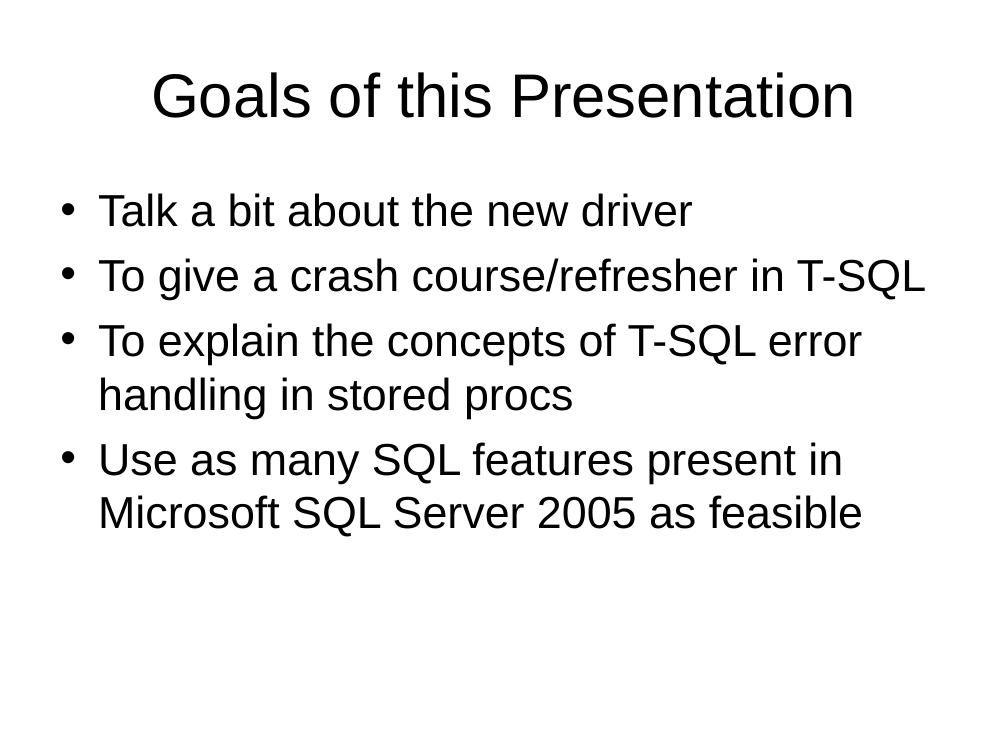
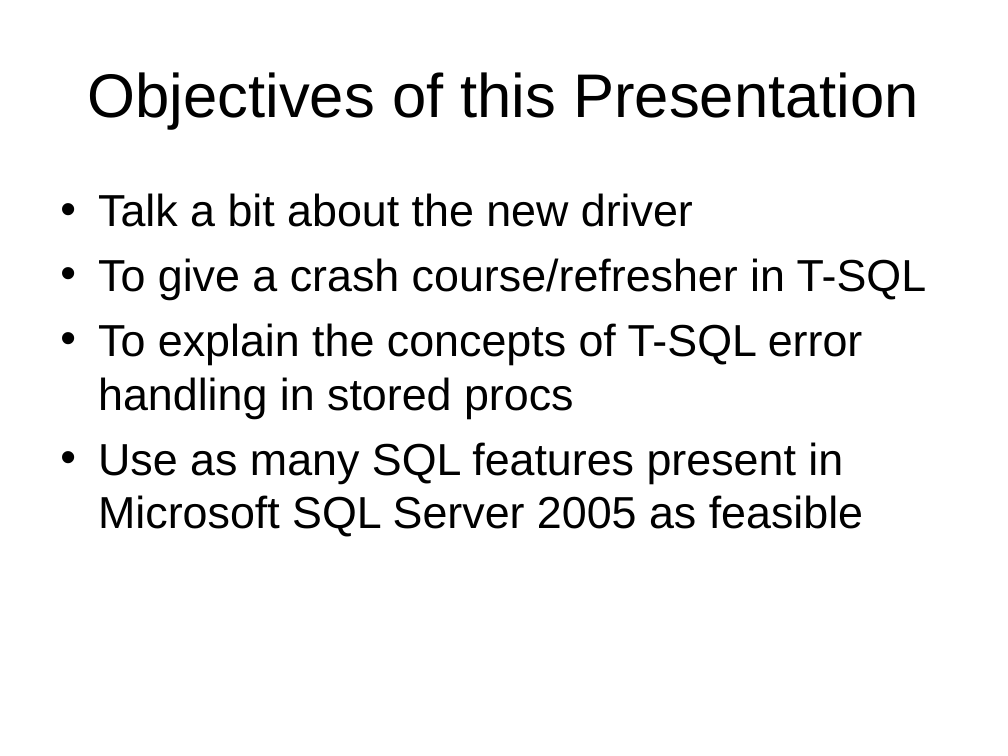
Before and after one commit to LIPHP/Employee-Contact-List, a slide deck: slide 2 of Docs/Using Microsoft SQL Server with PHP.ppt. Drawn at 1008x756 pixels with LibreOffice and Linux fonts; fonts in the diff are those of the drawing. Boxes give left, top, right and bottom in pixels: in the first picture for what was removed or moved away, otherwise in the second. Text is boxed around its words. In the diff, an @@ line names an element or a change of style, - is before the commit and + after.

```diff
--- a/Docs/Using Microsoft SQL Server with PHP.ppt
+++ b/Docs/Using Microsoft SQL Server with PHP.ppt
@@ title at (x1=88, y1=72, x2=919, y2=129): text changed @@
-Goals of this Presentation
+Objectives of this Presentation
```
Also in this commit, not shown: 8 other slides changed, 9 slides added, 2 slides removed, 2 other files.
